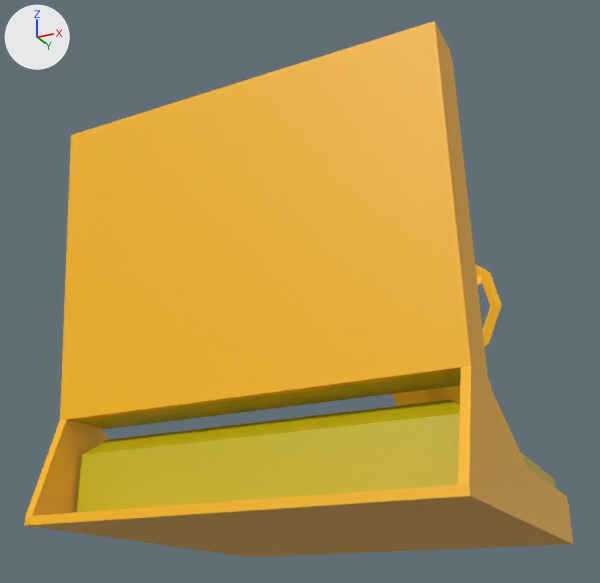
The Blender file tsu_components_src/seats/seat_car_driver_tiny.blend, before and after one commit.
Camera for both pictures: a 50 mm camera at (0.568, -1.085, -0.228) aimed at (0.038, -0.024, 0.249). The lights are fixed; the arrows at upper left show +X, +Y and +Z. The first picture is the older version.
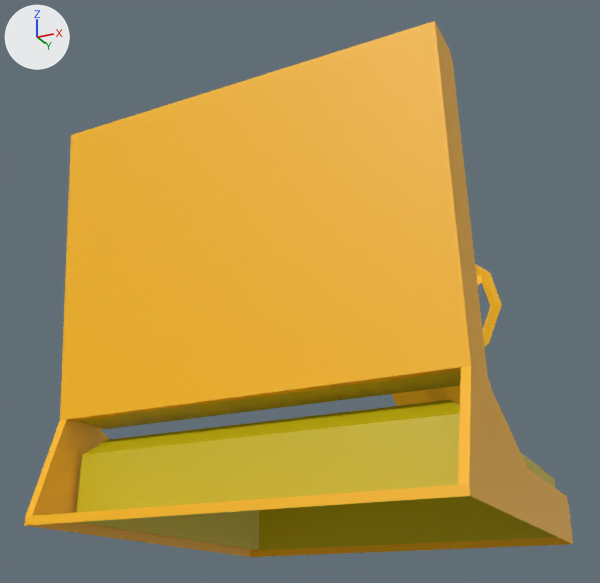
The edits, one by one:
me_cube is used by ob_cube; location (0.0, 0.0, 0.0).
Verts and faces of me_cube; kept vertices keep their numbers, new ones are numbered from 177.
Before the commit, vertices of me_cube: 4 (-0.125, -0.315, -0.125) at pixel (61, 530), 5 (0.375, -0.315, -0.125) at pixel (488, 504), 6 (0.375, 0.125, -0.125) at pixel (573, 544), 7 (-0.125, 0.125, -0.125) at pixel (250, 557), 10 (-0.115, -0.315, -0.125) at pixel (68, 530).
Before the commit, vertices of me_cube: 11 (0.365, -0.315, -0.125) at pixel (477, 505), 12 (0.365, 0.125, -0.125) at pixel (565, 544), 13 (-0.115, 0.125, -0.125) at pixel (255, 556), 38 (0.375, -0.375, -0.125) at pixel (470, 495), 40 (-0.125, -0.375, -0.125) at pixel (24, 525).
Before the commit, vertices of me_cube: 42 (0.365, -0.375, -0.125) at pixel (458, 496), 44 (-0.115, -0.375, -0.125) at pixel (31, 524), 50 (-0.125, -0.125, -0.125) at pixel (158, 544), 51 (0.375, -0.125, -0.125) at pixel (533, 525), 52 (-0.115, -0.125, -0.125) at pixel (164, 543).
Before the commit, vertices of me_cube: 53 (0.365, -0.125, -0.125) at pixel (524, 525).
me_cube had 177 vertices, 165 faces and spanned x -0.125..0.375, y -0.375..0.5, z -0.125..0.43.
me_cube now has 173 vertices, 156 faces and spans x -0.125..0.375, y -0.375..0.5, z -0.125..0.43.
Part 1, on me_cube:
Vertices deleted: 10, 11, 52, 53 (with the faces that use them).

Location of each change, (x1, y1, x2, y2) in pixels of the pictures (600 x 583 px):
part 1 of me_cube, deleted: before (25, 496, 572, 557)
